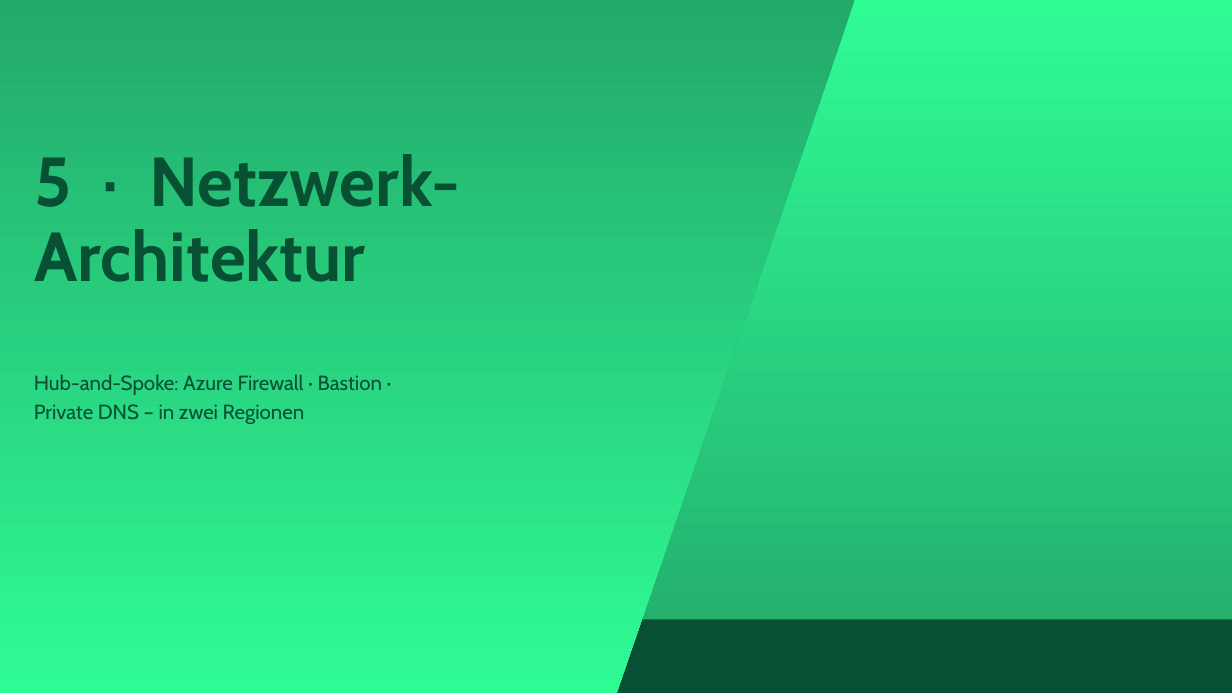
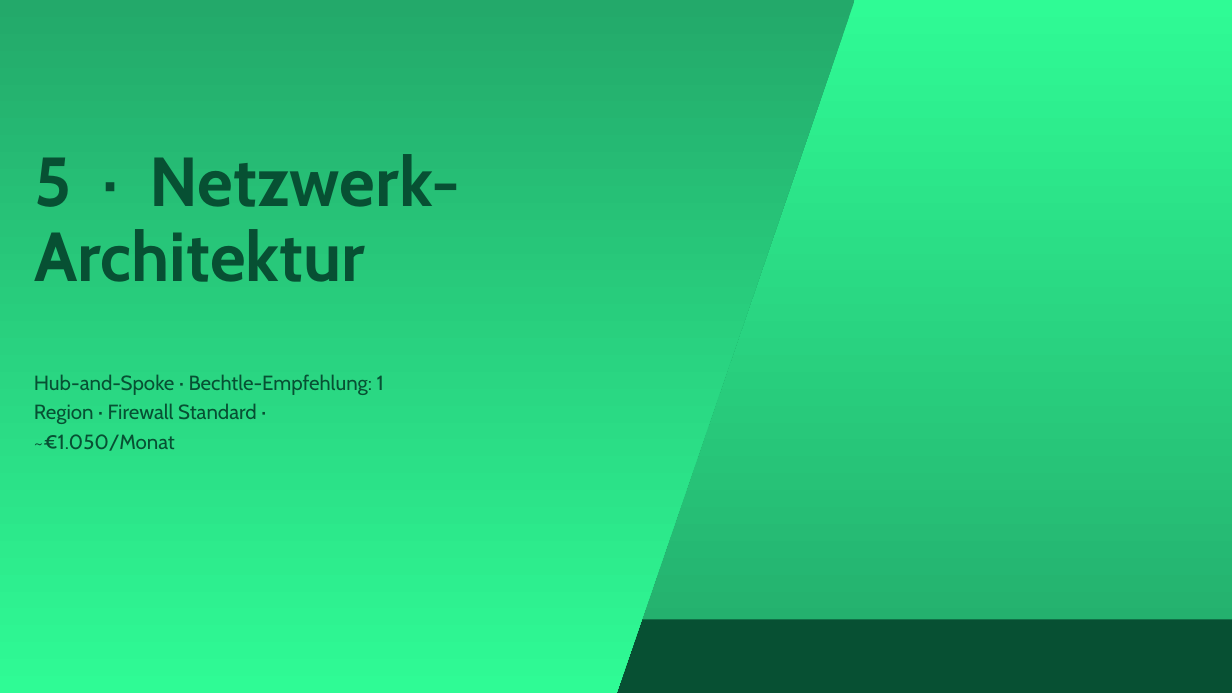
Before and after one commit to YannickBeck/azure-landing-zone, a slide deck: slide 13 of docs/konzept/Powerpoint/Azure-Landing-Zone-Konzept.pptx. Drawn at 1232x693 pixels with LibreOffice and Linux fonts; fonts in the diff are those of the drawing. Boxes give left, top, right and bottom in pixels: in the first picture for what was removed or moved away, otherwise in the second. Text is boxed around its words. In the diff, an @@ line names an element or a change of style, - is before the commit and + after.

```diff
--- a/docs/konzept/Powerpoint/Azure-Landing-Zone-Konzept.pptx
+++ b/docs/konzept/Powerpoint/Azure-Landing-Zone-Konzept.pptx
@@ subtitle at (x1=34, y1=374, x2=384, y2=451): text changed @@
-Hub-and-Spoke: Azure Firewall · Bastion · Private DNS – in zwei Regionen
+Hub-and-Spoke · Bechtle-Empfehlung: 1 Region · Firewall Standard · ~€1.050/Monat
```
Also in this commit, not shown: 3 other slides changed, 3 other files.
